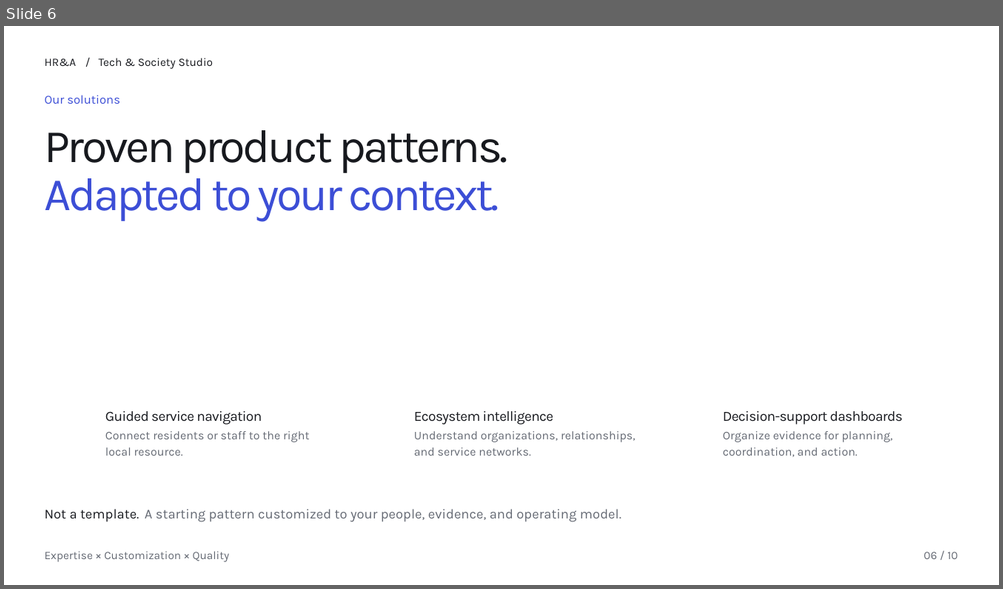
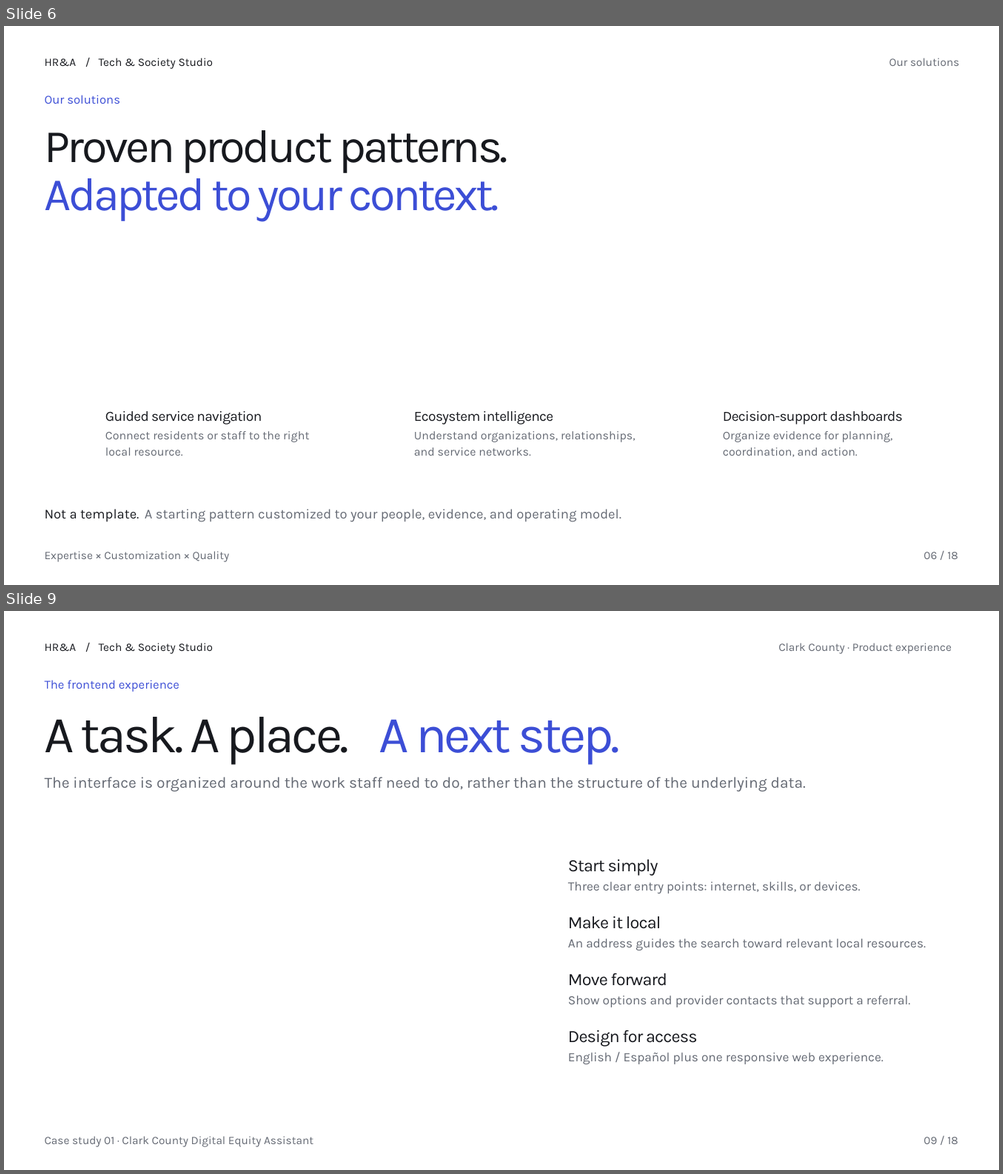
Before and after one commit to Alphaam/cc-chatbot-dev, a slide deck: public/presentation/studio-editable.pptx. Shown one above the other, each under a label of ours: slide 6 before the commit, slides 6 and 9 after it; the slides between them are not shown. The pictures are 1003x589 and 1003x1174 pixels, drawn with LibreOffice and Linux fonts; fonts in the diff are those of the drawing; background and template pictures are left out. Boxes give left, top, right and bottom in pixels: in the first picture for what was removed or moved away, otherwise in the second. Text is boxed around its words. In the diff, an @@ line names an element or a change of style, - is before the commit and + after.

```diff
--- a/public/presentation/studio-editable.pptx
+++ b/public/presentation/studio-editable.pptx
@@ slide 9 added at [4, 611, 999, 1170], background picture (left out) @@
@@ text added at [45, 644, 77, 651], 13.2 pt, text #17191E @@
+HR&A
@@ text added at [85, 640, 95, 655], 13.2 pt, text #17191E @@
+/
@@ text added at [99, 643, 213, 654], 13.2 pt, text #17191E @@
+Tech & Society Studio
@@ text added at [778, 643, 951, 654], 13.2 pt, text #646973 @@
+Clark County · Product experience
@@ text added at [45, 680, 179, 692], 14.3 pt, text #3C4ED6 @@
+The frontend experience
@@ text added at [45, 717, 349, 765], 60.3 pt, text #17191E @@
+A task. A place.
@@ text added at [379, 720, 620, 765], 60.3 pt, text #3C4ED6 @@
+A next step.
@@ text added at [45, 777, 805, 792], 18 pt, text #646973 @@
+The interface is organized around the work staff need to do, rather than the structure of the underlying data.
@@ text added at [538, 860, 550, 880], 16.4 pt, text #FFFFFF @@
+1
@@ text added at [568, 860, 658, 876], 20.1 pt, text #17191E @@
+Start simply
@@ text added at [568, 882, 860, 894], 14.8 pt, text #646973 @@
+Three clear entry points: internet, skills, or devices.
@@ text added at [536, 917, 552, 937], 16.4 pt, text #FFFFFF @@
+2
@@ text added at [568, 917, 661, 929], 20.1 pt, text #17191E @@
+Make it local
@@ text added at [568, 939, 925, 951], 14.8 pt, text #646973 @@
+An address guides the search toward relevant local resources.
@@ text added at [536, 974, 552, 994], 16.4 pt, text #FFFFFF @@
+3
@@ text added at [568, 974, 667, 986], 20.1 pt, text #17191E @@
+Move forward
@@ text added at [568, 996, 910, 1008], 14.8 pt, text #646973 @@
+Show options and provider contacts that support a referral.
@@ text added at [535, 1031, 552, 1051], 16.4 pt, text #FFFFFF @@
+4
@@ text added at [568, 1031, 697, 1047], 20.1 pt, text #17191E @@
+Design for access
@@ text added at [568, 1053, 883, 1065], 14.8 pt, text #646973 @@
+English / Español plus one responsive web experience.
@@ text added at [45, 1136, 313, 1147], 13.2 pt, text #646973 @@
+Case study 01 · Clark County Digital Equity Assistant
@@ text added at [923, 1137, 958, 1145], 13.2 pt, text #646973 @@
+09 / 18
@@ slide 6 changed as well @@
@@ text added at [889, 58, 959, 66], 13.2 pt, text #646973 @@
+Our solutions
@@ text at [923, 552, 958, 560]: text changed @@
-06 / 10
+06 / 18
```
Also in this commit, not shown: 6 other slides changed, 10 other slides added, 3 slides removed, 6 other files.
